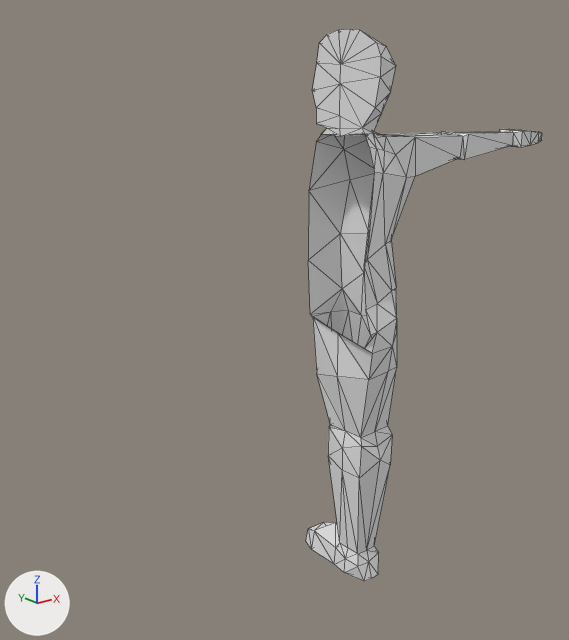
Before and after pictures for a commit that changed the COLLADA model characters/player/char.dae.
Before and after are seen from a 50 mm camera at (-4.04, -4.34, 0.93) aimed at (-0.25, 0.4, -0.96). Arrows for +X, +Y and +Z are at lower left; the lights stay in place. Mesh edges are drawn as thin lines. Vertices at the same position are counted once.

Names of what the first picture shows: 'Char'.
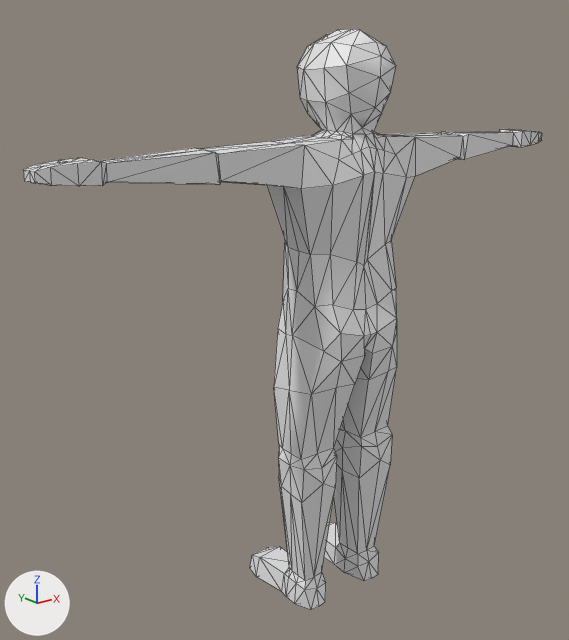
Where the change shows, as pixel boxes [x1, y1, x2, y2] in the pictures (569 x 640 px):
'Char', reshaped (119% wider): before [306, 29, 542, 581]; after [23, 29, 542, 610]
part 1 of me_cube_002, built on: before [312, 63, 341, 141]; after [23, 29, 381, 610]

The change in detail:
me_cube_002 is used by ob_char; location (0.0, 0.0, 0.0).
me_cube_002 had 215 vertices, 418 faces and spanned x 0.0..2.38, y -0.34..0.67, z -3.33..1.23.
me_cube_002 now has 408 vertices, 824 faces and spans x -2.38..2.38, y -0.34..0.67, z -3.33..1.23.
Part 1, on me_cube_002:
11 faces are deleted.
2 vertices move within x 0.0, y 0.26, z 0.49.
187 vertices are added at x -2.38..0.0, y -0.34..0.67, z -3.33..1.23.
6 new vertices lie (0.0, 0.11, 0.0) away from vertices in x -2.14..-0.15, y -0.12..0.02, z -1.93..0.54.
417 new faces join them.
